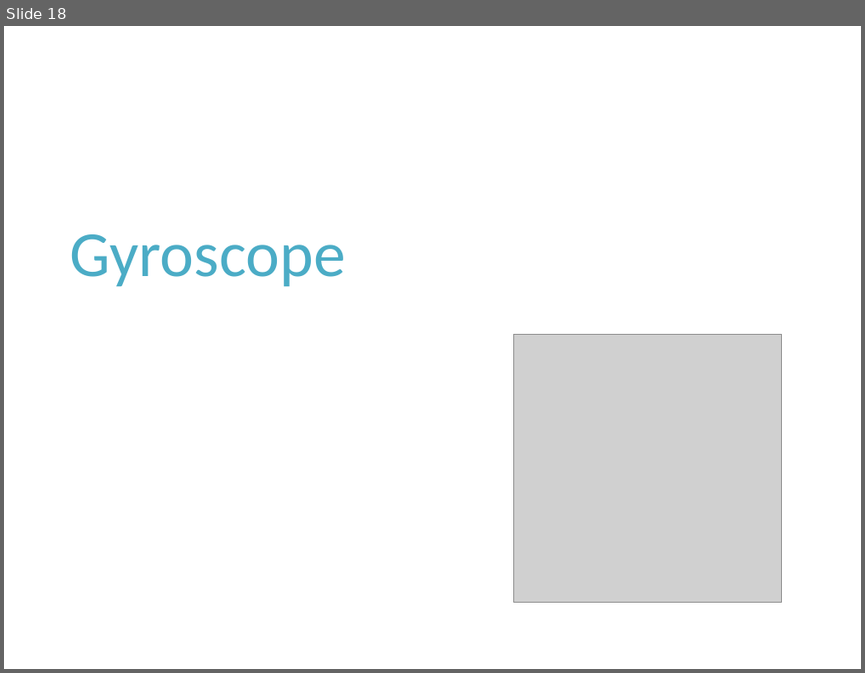
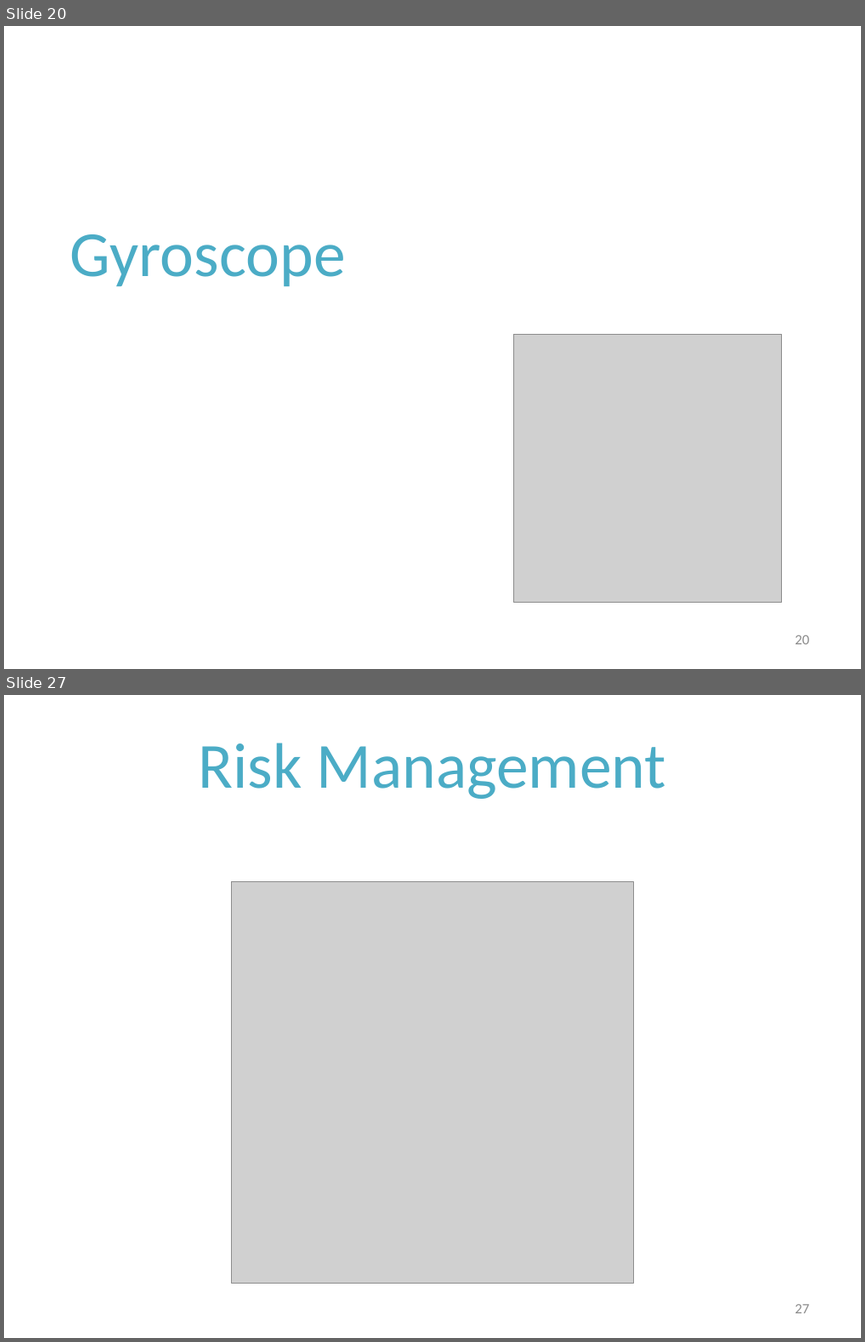
Before and after one commit to chiranthan/AugmentMe, a slide deck: Project FindMe - The whole Idea.pptx. Shown one above the other, each under a label of ours: slide 18 before the commit, slides 20 and 27 after it; the slides between them are not shown. The pictures are 865x673 and 865x1342 pixels, drawn with LibreOffice and Linux fonts; fonts in the diff are those of the drawing; grey boxes stand for pictures. Boxes give left, top, right and bottom in pixels: in the first picture for what was removed or moved away, otherwise in the second. Text is boxed around its words. In the diff, an @@ line names an element or a change of style, - is before the commit and + after.

Commit message:
Added screenshots to docx and changes in PPT

```diff
--- a/Project FindMe - The whole Idea.pptx
+++ b/Project FindMe - The whole Idea.pptx
@@ slide 27 added at [4,695,861,1338], background #FFFFFF @@
@@ text added at [198,743,666,799], 54 pt, text gradient #215968 to #4BACC6 to #93CDDD @@
+Risk Management
@@ picture added at [232,882,634,1283] @@
@@ page number added at [794,1304,809,1313], 12 pt, text #8C8C8C @@
+27
@@ what was slide 18 is now slide 20 @@
@@ slide 20 changed as well @@
@@ page number added at [794,635,809,644], 12 pt, text #8C8C8C @@
+20
```
Also in this commit, not shown: 19 other slides changed, 9 other slides added, 1 slide removed, 1 other file.
